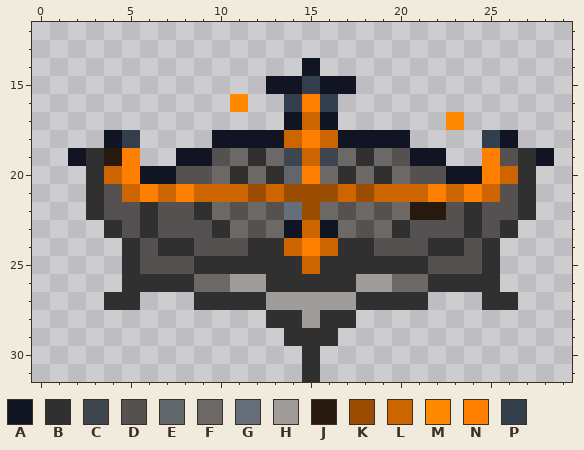
One commit to this pixel-art sprite: Resources/Textures/Structures/cargo_telepad.rsi/display.png. That is the earlier state.
The file is 32x32 pixels. Colours within 5 levels of each other are drawn and written as one. Shown: x 0..29, y 12..31.
Palette (. is transparent): A #101423  B #303030  C #3d454e  D #545150  E #61666b  F #6b6866  G #656e79  H #a09c9a  J #27190e  K #9a4c00  L #cc6500  M #ff8900  N #ff7f01  P #333f4c
The same view after the edit:
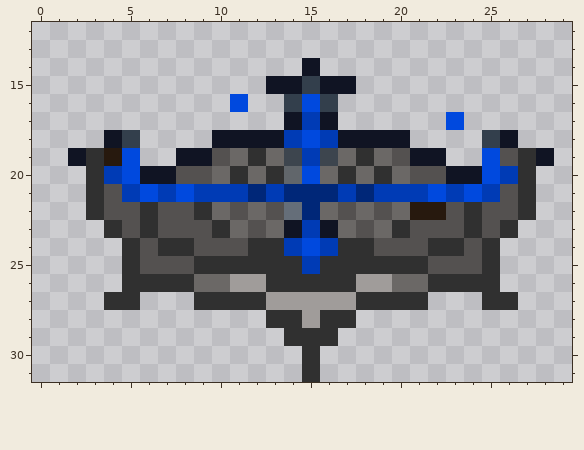
Difference:
@@ palette @@
-K #9a4c00
+K #002778
-L #cc6500
+L #003bb5
-N #ff7f01
+N #0049de
@@ x 9..25 @@
 15 ....AAPAA........
-16 ..M..PNP.........
-17 .....ALA......M..
+16 ..N..PNP.........
+17 .....ALA......N..
 18 .AAAALNLAAAA....P
